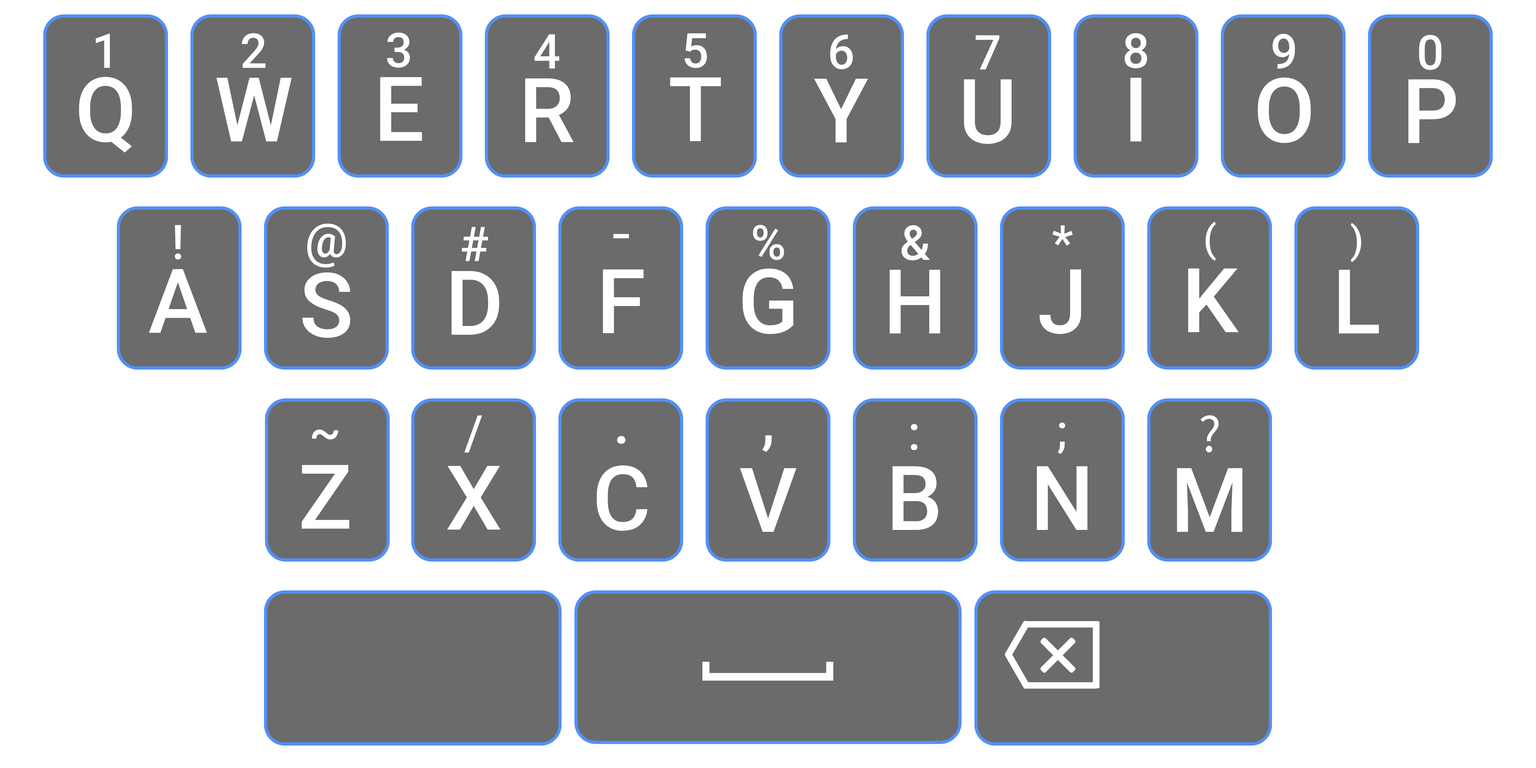
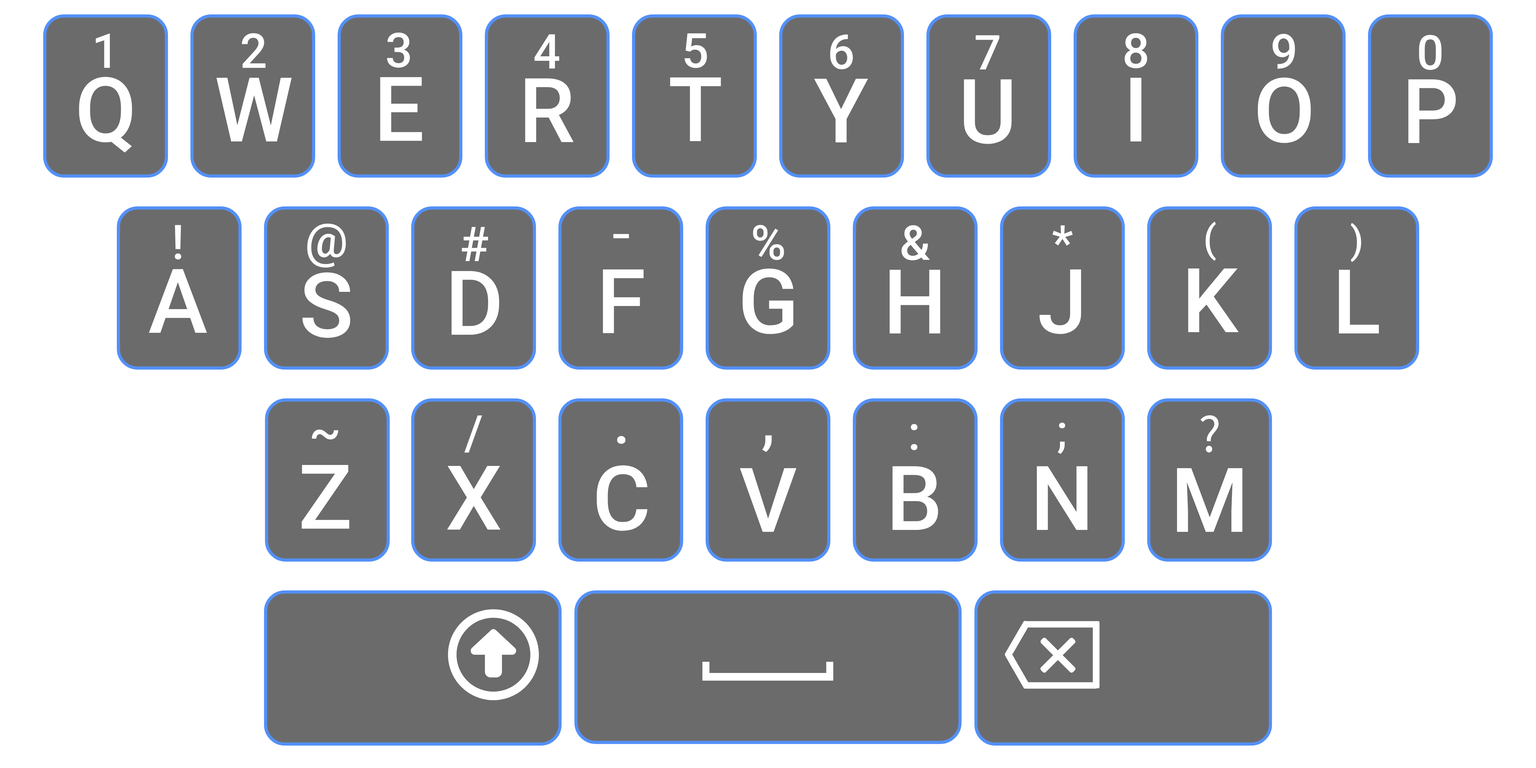
Layers edited between the first and the second 1536px x 768px image:
pixels changed over [447, 609, 539, 701] (layer not identified)
